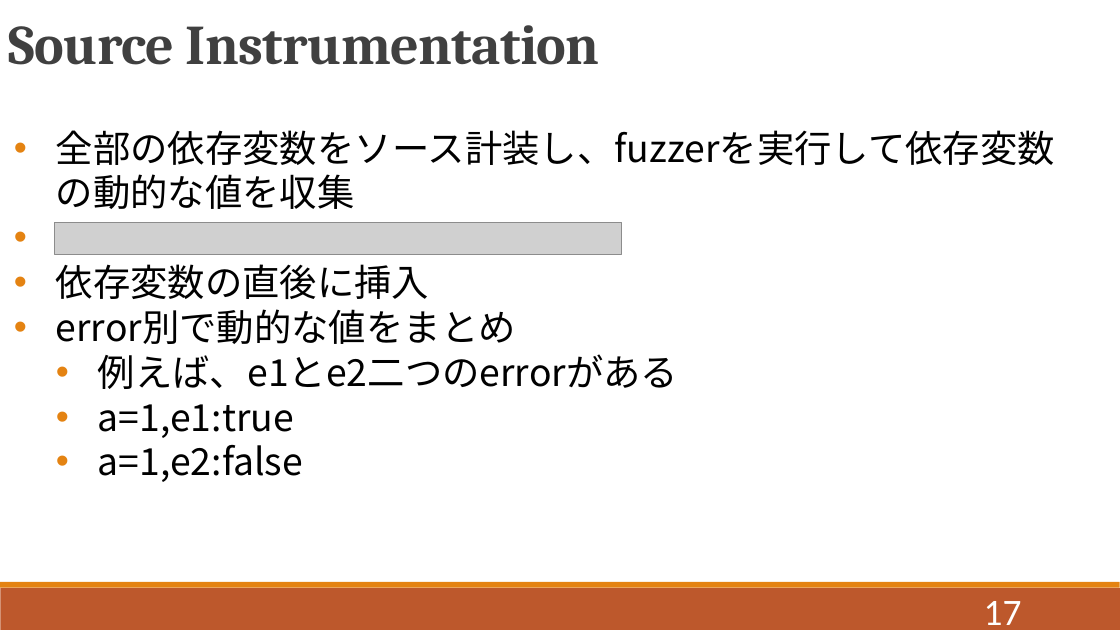
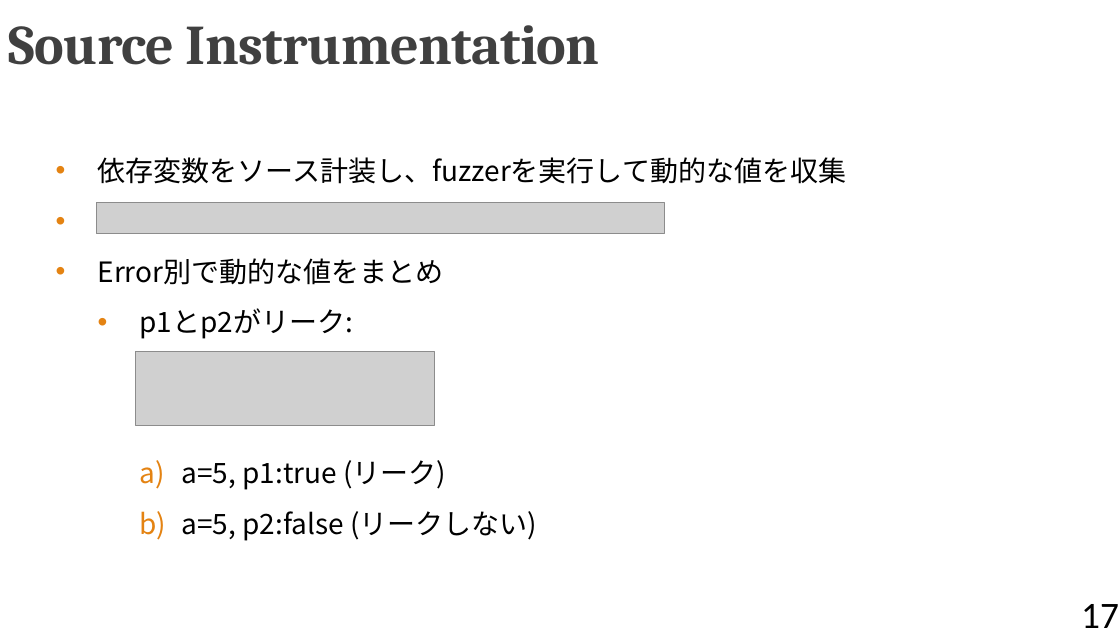
Before and after one commit to QIANZECHANG/MyResearch, a slide deck: slide 17 of 修論/修論発表.pptx. Drawn at 1120x630 pixels with LibreOffice and Linux fonts; fonts in the diff are those of the drawing; grey boxes stand for pictures. Boxes give left, top, right and bottom in pixels: in the first picture for what was removed or moved away, otherwise in the second. Text is boxed around its words. In the diff, an @@ line names an element or a change of style, - is before the commit and + after.

```diff
--- a/修論/修論発表.pptx
+++ b/修論/修論発表.pptx
@@ text at <box>98,157,847,541</box>: text changed; size 32 to 24 pt @@
-  • 全部の依存変数をソース計装し、fuzzerを実行して依存変数の動的な値を収集
-  • 依存変数の直後に挿入
-  • error別で動的な値をまとめ
-    • 例えば、e1とe2二つのerrorがある
-    • a=1,e1:true
-    • a=1,e2:false
+  • 依存変数をソース計装し、fuzzerを実行して動的な値を収集
+  • Error別で動的な値をまとめ
+    • p1とp2がリーク:
+      a) a=5, p1:true (リーク)
+      b) a=5, p2:false (リークしない)
@@ picture: place and size @@
-picture at <box>54,222,622,254</box>
+picture at <box>97,202,665,234</box>
@@ picture added at <box>136,352,434,426</box> @@
@@ rectangle removed at <box>0,588,1120,630</box> @@
@@ rectangle removed at <box>0,582,1120,588</box> @@
@@ page number: place and size @@
-page number at <box>984,601,1022,625</box>
+page number at <box>1081,604,1119,628</box>
@@ page number at <box>1081,604,1119,628</box>: text colour #FFFFFF to #000000 @@
```
Also in this commit, not shown: 33 other slides changed, 2 slides added, 3 slides removed, 14 other files.
